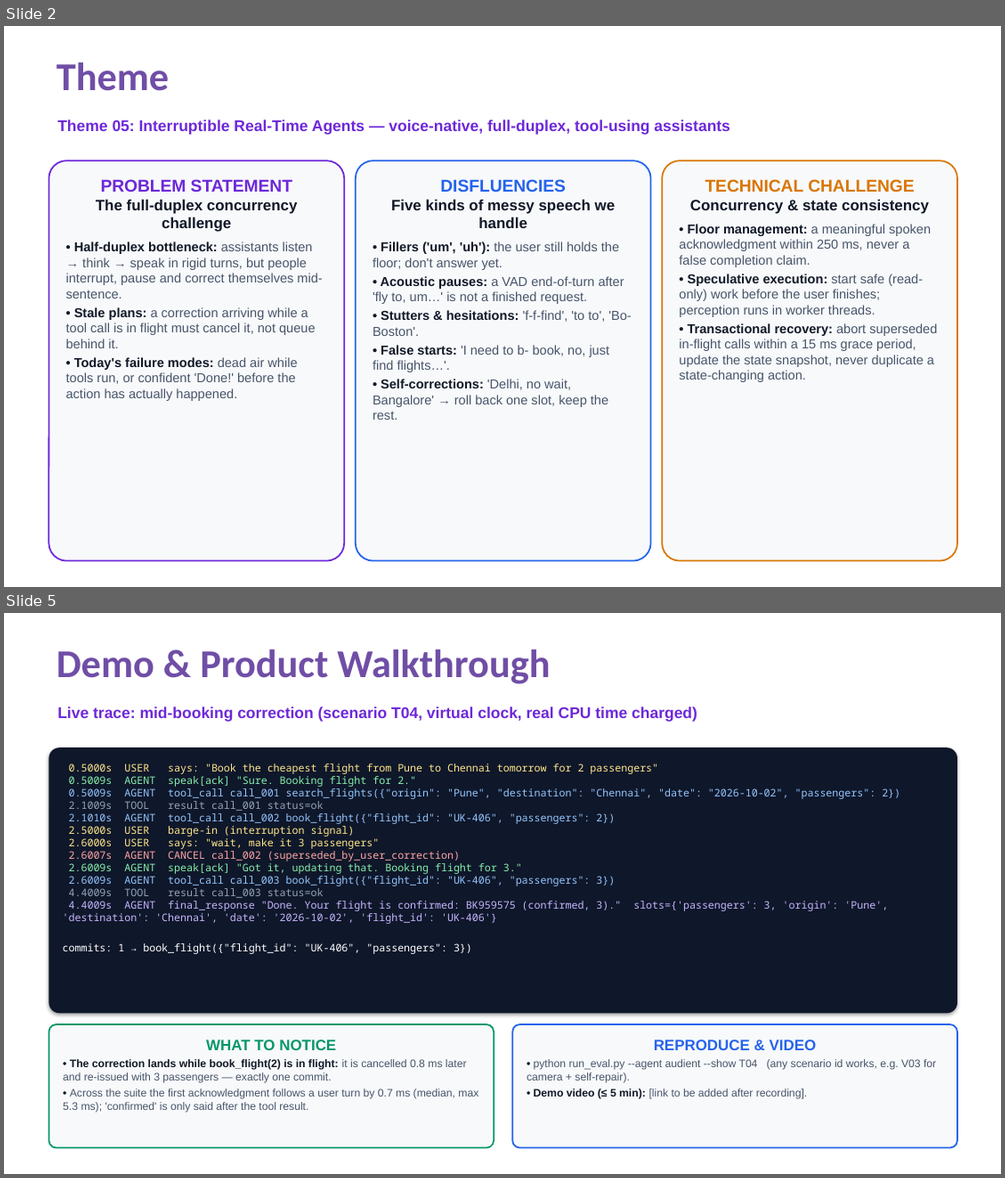
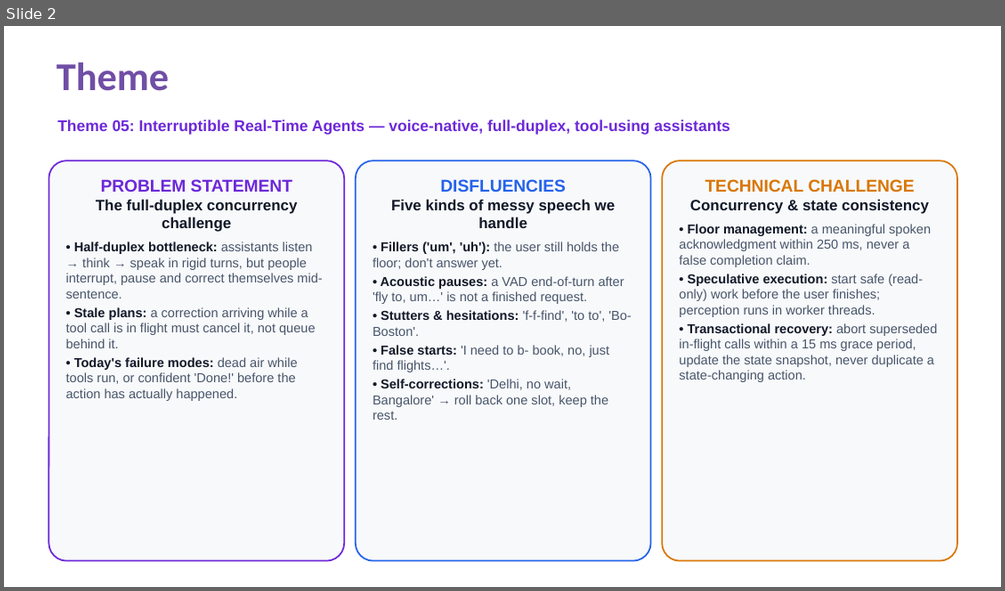
Before and after one commit to Darsh-14/Audient, a slide deck: docs/SRMIST_krenos_Submission.pptx. Shown one above the other, each under a label of ours: slides 2 and 5 before the commit, slide 2 after it; the slides between them are not shown. The pictures are 1005x1178 and 1005x591 pixels, drawn with LibreOffice and Linux fonts; fonts in the diff are those of the drawing. Boxes give left, top, right and bottom in pixels: in the first picture for what was removed or moved away, otherwise in the second. Text is boxed around its words. In the diff, an @@ line names an element or a change of style, - is before the commit and + after.

Commit message:
Deck cut to 8 slides (problem, architecture, FDB-v3 results, extension, next); README marks the extension use case

```diff
--- a/docs/SRMIST_krenos_Submission.pptx
+++ b/docs/SRMIST_krenos_Submission.pptx
@@ slide 5 removed at (x1=4, y1=613, x2=1001, y2=1174), background #FFFFFF @@
@@ title removed at (x1=57, y1=649, x2=550, y2=684) @@
-Demo & Product Walkthrough
@@ text removed at (x1=57, y1=706, x2=697, y2=722) @@
-Live trace: mid-booking correction (scenario T04, virtual clock, real CPU time charged)
@@ rounded rectangle removed at (x1=48, y1=747, x2=957, y2=1013) @@
-0.5000s USER says: "Book the cheapest flight from Pune to Chennai tomorrow for 2 passengers"
-0.5009s AGENT speak[ack] "Sure. Booking flight for 2."
-0.5009s AGENT tool_call call_001 search_flights({"origin": "Pune", "destination": "Chennai", "date": "2026-10-02", "passengers": 2})
-2.1009s TOOL result call_001 status=ok
-2.1010s AGENT tool_call call_002 book_flight({"flight_id": "UK-406", "passengers": 2})
-2.5000s USER barge-in (interruption signal)
-2.6000s USER says: "wait, make it 3 passengers"
-2.6007s AGENT CANCEL call_002 (superseded_by_user_correction)
-2.6009s AGENT speak[ack] "Got it, updating that. Booking flight for 3."
-2.6009s AGENT tool_call call_003 book_flight({"flight_id": "UK-406", "passengers": 3})
-4.4009s TOOL result call_003 status=ok
-4.4009s AGENT final_response "Done. Your flight is confirmed: BK959575 (confirmed, 3)." slots={'passengers': 3, 'origin': 'Pune', 'destination': 'Chennai', 'date': '2026-10-02', 'flight_id': 'UK-406'}
-commits: 1 → book_flight({"flight_id": "UK-406", "passengers": 3})
@@ rounded rectangle removed at (x1=48, y1=1024, x2=494, y2=1148) @@
-WHAT TO NOTICE
-• The correction lands while book_flight(2) is in flight: it is cancelled 0.8 ms later and re-issued with 3 passengers — exactly one commit.
-• Across the suite the first acknowledgment follows a user turn by 0.7 ms (median, max 5.3 ms); 'confirmed' is only said after the tool result.
@@ rounded rectangle removed at (x1=512, y1=1024, x2=957, y2=1148) @@
-REPRODUCE & VIDEO
-• python run_eval.py --agent audient --show T04 (any scenario id works, e.g. V03 for camera + self-repair).
-• Demo video (≤ 5 min): [link to be added after recording].
```
Also in this commit, not shown: 6 slides changed, 1 slide added, 4 other slides removed, 2 other files.
